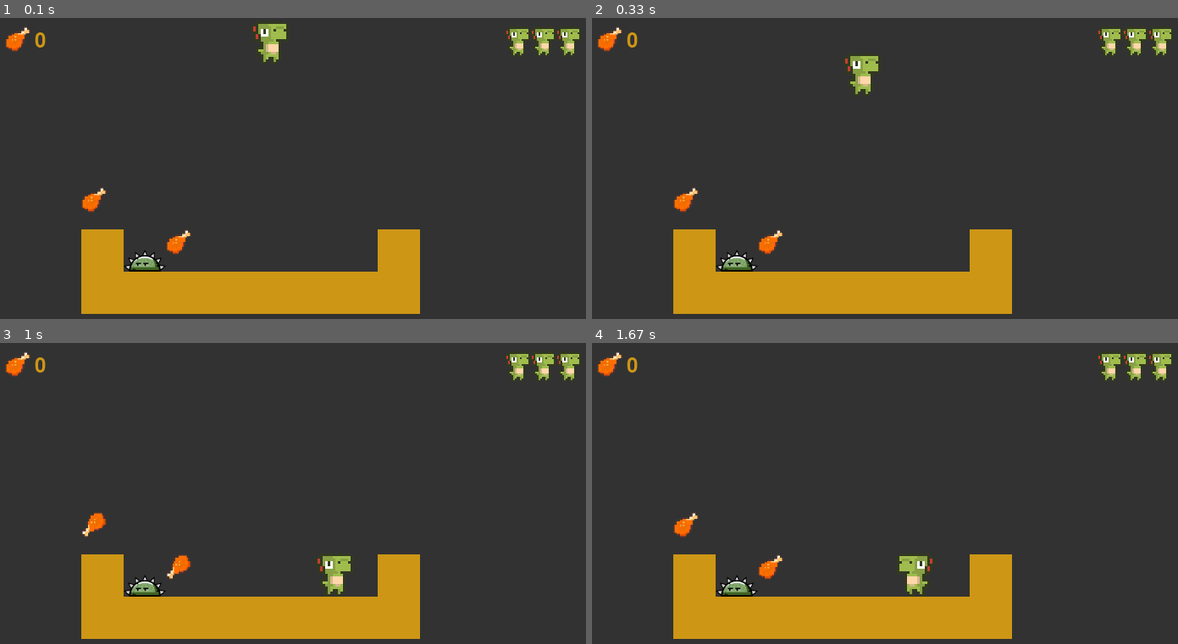
Above: before the commit, frames 1-4 (two rows, left to right).
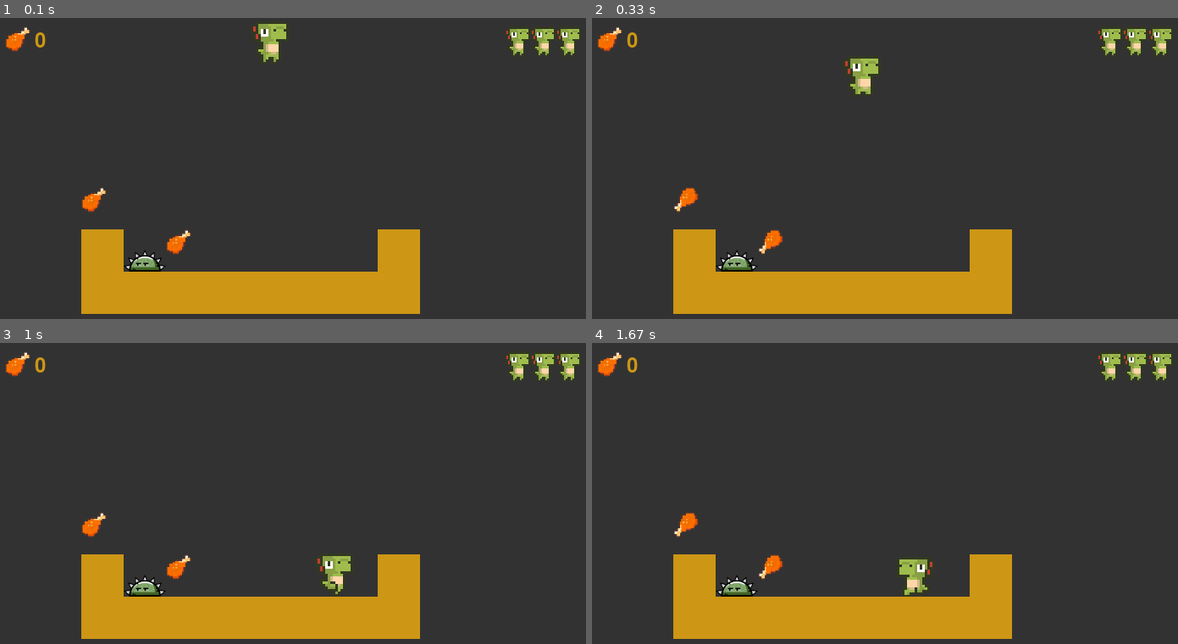
Above: after the commit, the same moments.

Repository: janebro/pygame-platformer
Game: pygame game, started from platformer.py
Same seed, same stepped clock (60 frames per second), same inputs: the game is played once before the commit and once after it.
Inputs:
- Up to frame 1 (0.1 s): no input
- Up to frame 2 (0.33 s): no input
- Up to frame 3 (1 s): hold Right 0.33-0.8 s; hold Right from 0.83 s (still down)
- Up to frame 4 (1.67 s): release Right at 1.3 s; hold Left from 1.33 s (still down)

Frame 1 is identical in both runs. In frame 2, 0.6% of the frame differs, in the area x 13-49%, y 12-79%; in frame 3, 0.5%; in frame 4, 0.7%, in the area x 13-59%, y 56-84%.

Commit message:
Player animations for idle and walking states

Diff:
--- a/engine.py
+++ b/engine.py
@@ -4,7 +4,7 @@
       self.imageList = imageList
       self.imageIndex = 0
       self.animationTimer = 0
-      self.animationSpeed = 25
+      self.animationSpeed = 7
   def update(self):
     self.animationTimer += 1
     if self.animationTimer >= self.animationSpeed:
@@ -12,5 +12,5 @@
       self.imageIndex += 1
       if self.imageIndex > len(self.imageList) - 1:
         self.imageIndex = 0
-  def draw(self, screen, x, y):
-    screen.blit(self.imageList[self.imageIndex], (x, y))
+  def draw(self, screen, x, y, flipX, flipY):
+    screen.blit(pygame.transform.flip(self.imageList[self.imageIndex], flipX, flipY), (x, y))
--- a/platformer.py
+++ b/platformer.py
@@ -49,6 +49,24 @@
 player_speed = 0
 player_acceleration = 0.2
 player_direction = 'right'
+player_state = 'idle' # or 'walking'
+
+player_animations = {
+  'idle': engine.Animation([
+    pygame.image.load('assets/vita/vita_00.png'),
+    pygame.image.load('assets/vita/vita_01.png'),
+    pygame.image.load('assets/vita/vita_02.png'),
+    pygame.image.load('assets/vita/vita_03.png')
+  ]),
+  'walking': engine.Animation([
+    pygame.image.load('assets/vita/vita_04.png'),
+    pygame.image.load('assets/vita/vita_05.png'),
+    pygame.image.load('assets/vita/vita_06.png'),
+    pygame.image.load('assets/vita/vita_07.png'),
+    pygame.image.load('assets/vita/vita_08.png'),
+    pygame.image.load('assets/vita/vita_09.png'),
+  ])
+}
 
 # platforms
 platforms = [
@@ -120,6 +138,9 @@
     # update collectables animation
     collectable_animation.update()
 
+    # update player animations
+    player_animations[player_state].update()
+
     new_player_x = player_x
     new_player_y = player_y
 
@@ -129,10 +150,14 @@
     if keys[pygame.K_LEFT]:
       new_player_x -= 2
       player_direction = 'left'
+      player_state = 'walking'
     # right
     if keys[pygame.K_RIGHT]:
       new_player_x += 2
       player_direction = 'right'
+      player_state = 'walking'
+    if not keys[pygame.K_LEFT] and not keys[pygame.K_RIGHT]:
+      player_state = 'idle'
     # if on the ground
     if keys[pygame.K_SPACE] and player_on_ground:
       player_speed = -5
@@ -217,7 +242,7 @@
 
   # collectables
   for c in collectables:
-    collectable_animation.draw(screen, c.x, c.y)
+    collectable_animation.draw(screen, c.x, c.y, False, False)
 
   # enemies
   for e in enemies:
@@ -225,9 +250,11 @@
 
   # player
   if player_direction == 'right':
-    screen.blit(player_image, (player_x, player_y))
+    #screen.blit(player_image, (player_x, player_y))
+    player_animations[player_state].draw(screen, player_x, player_y, False, False)
   elif player_direction == 'left':
-    screen.blit(pygame.transform.flip(player_image, True, False), (player_x, player_y))
+    #screen.blit(pygame.transform.flip(player_image, True, False), (player_x, player_y))
+    player_animations[player_state].draw(screen, player_x, player_y, True, False)
 
   # HUD
 
Binary file changed: assets/vita/vita_01.png
Binary file changed: assets/vita/vita_02.png
Binary file changed: assets/vita/vita_03.png
Binary file changed: assets/vita/vita_04.png
Binary file changed: assets/vita/vita_05.png
Binary file changed: assets/vita/vita_06.png
Binary file changed: assets/vita/vita_07.png
Binary file changed: assets/vita/vita_08.png
Binary file changed: assets/vita/vita_09.png
Binary file changed: assets/vita/vita_10.png
Binary file changed: assets/vita/vita_11.png
Binary file changed: assets/vita/vita_12.png
(and 4 more such lines)
